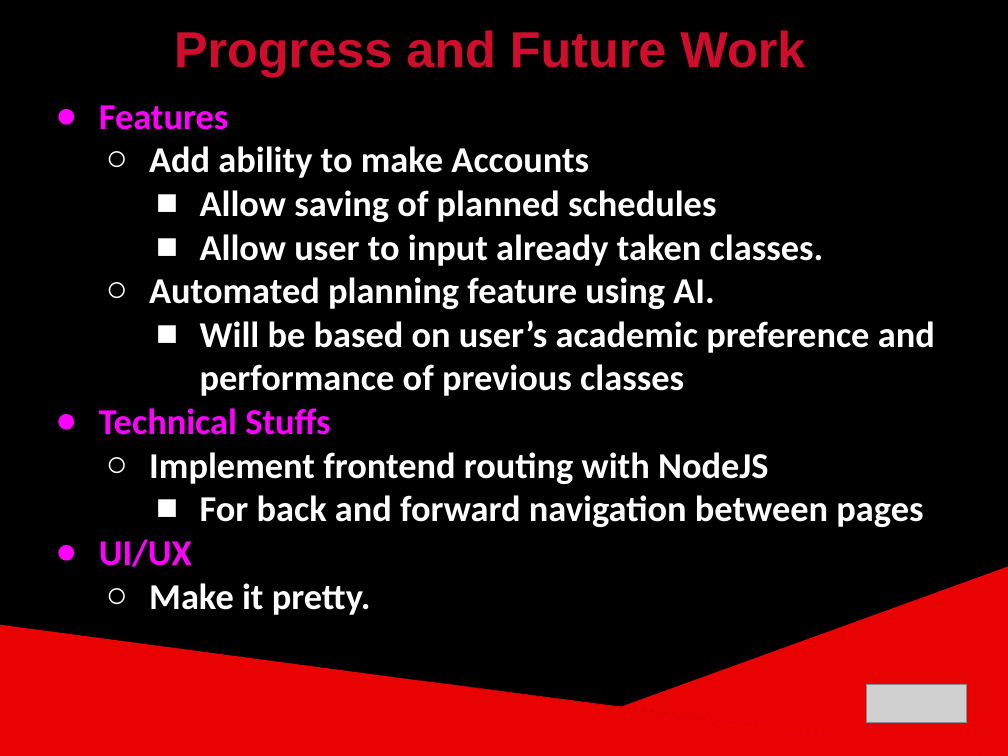
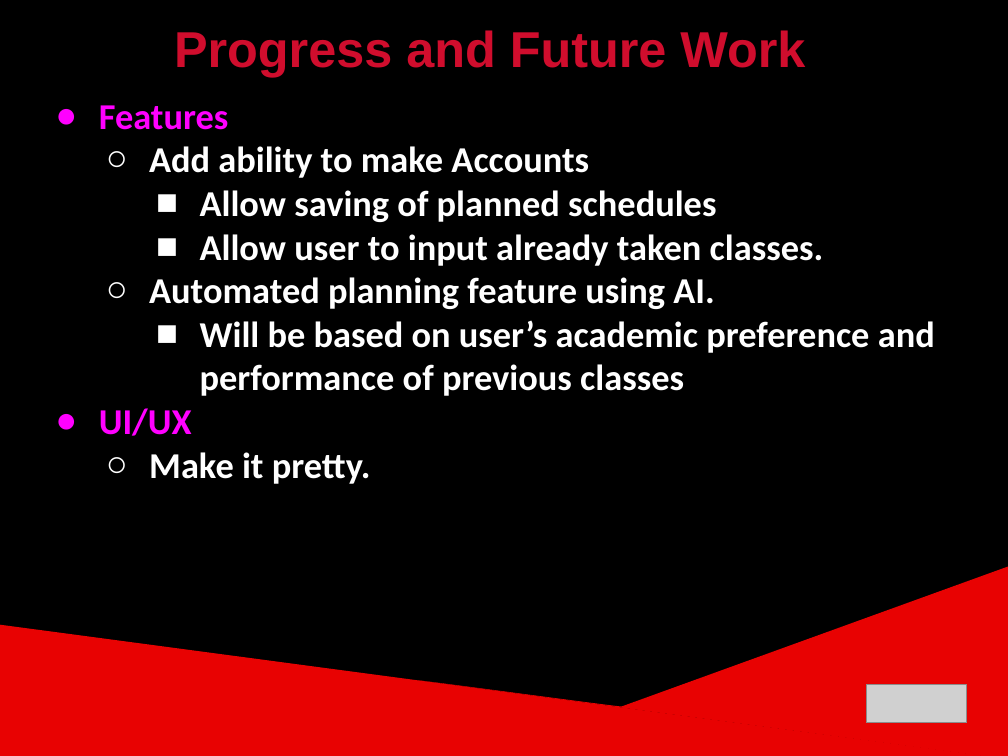
Before and after one commit to ckjarmon/CSUN-Dashboard, a slide deck: slide 19 of documentation/White Volley Girls - Final Project Presentation (Season 1).pptx. Drawn at 1008x756 pixels with LibreOffice and Linux fonts; fonts in the diff are those of the drawing; grey boxes stand for pictures. Boxes give left, top, right and bottom in pixels: in the first picture for what was removed or moved away, otherwise in the second. Text is boxed around its words. In the diff, an @@ line names an element or a change of style, - is before the commit and + after.

```diff
--- a/documentation/White Volley Girls - Final Project Presentation (Season 1).pptx
+++ b/documentation/White Volley Girls - Final Project Presentation (Season 1).pptx
@@ text at [99,408,923,527]: paragraphs removed @@
-● Technical Stuffs
-  ○ Implement frontend routing with NodeJS
-    ■ For back and forward navigation between pages
```
Also in this commit, not shown: 2 other slides changed, 1 slide added, 1 slide removed.
